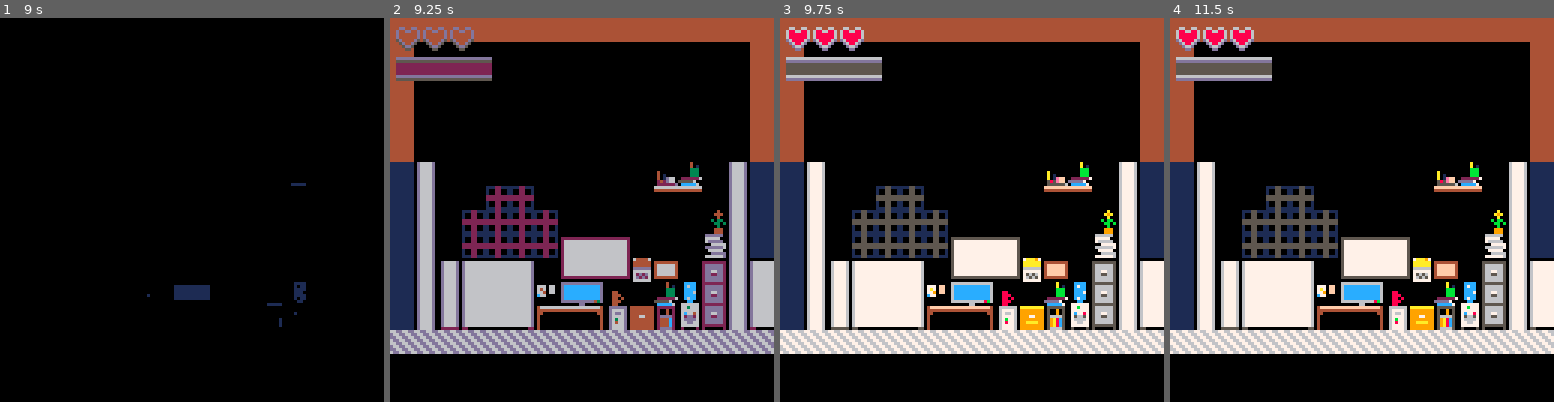
Above: before the commit, frames 1-4 (left to right).
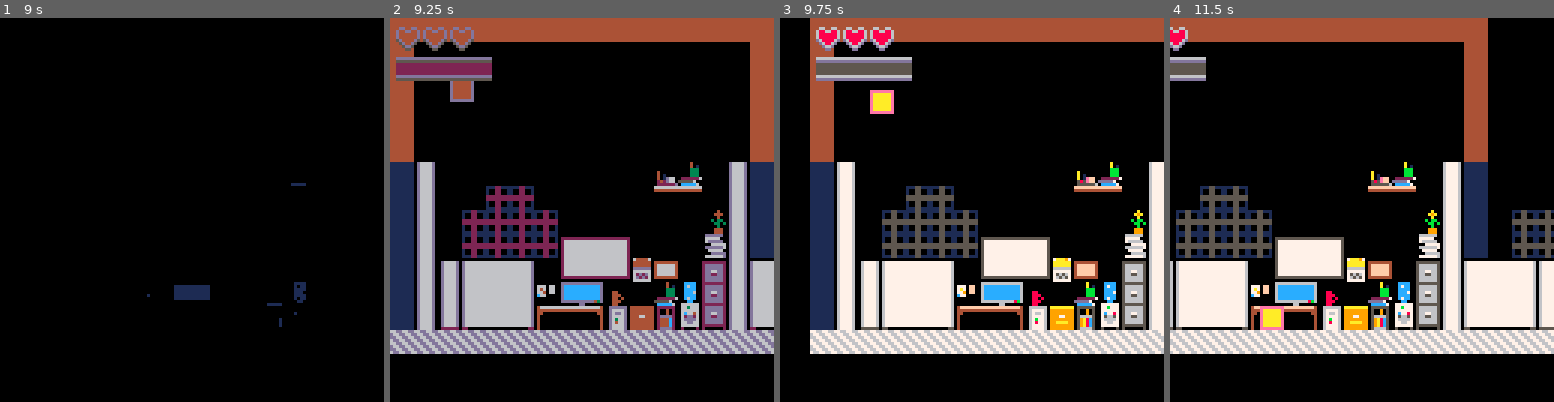
Above: after the commit, the same moments.

Repository: aritosuits/onebuttonjam2024
Game: PICO-8 cartridge cart.p8
The game is run twice, just before and just after one commit, with the same random seed, the same clock (stepped at 60 frames per second) and the same inputs.
Inputs:
- Up to frame 1 (9 s): tap O (Z key) at 0.33, 0.7, 1.43, 2.22, 3.1, 3.98, 4.87, 5.75, 6.63, 7.52, 8.4 s
- Up to frame 2 (9.25 s): no input
- Up to frame 3 (9.75 s): tap O (Z key) at 9.28 s
- Up to frame 4 (11.5 s): tap O (Z key) at 10.17, 11.05 s

Frame 1 is identical in both runs. In frame 2, 0.3% of the frame differs, in the area x 15-22%, y 16-22%; in frame 3, 39%; in frame 4, 43%, in the area x 0-100%, y 0-88%.

Commit message:
Very tiny fix to get ECS to work

Diff:
--- a/assemblages.lua
+++ b/assemblages.lua
@@ -5,10 +5,26 @@
 --|| components that a player needs.
 --]]
 assemblage.create('player', function(x, y)
-	e = entity.create(x, y)
+	e = entity.create('player', x, y)
+	e:attach('controller')
+	e:attach('autorun', 30)
 	e:attach('health', 3)
+	e:attach('sprite', 0)
+	e:attach('physics')
+	e:attach('collider', 0, 0, 8, 8)
 	e:attach('weapon', 0)
-	-- ...
+	return e
+end)
+
+--[[
+--|| A helper function to make a player bullet.
+--]]
+assemblage.create('player_bullet', function(x, y, speed)
+	e = entity.create('player_bullet', x, y)
+	e:attach('projectile', 1)
+	e:attach('sprite', 0)
+	e:attach('collider', 0, 0, 8, 8)
+	e:attach('physics', speed, 0)
 	return e
 end)
 
@@ -17,8 +33,10 @@
 --|| components that an enemy machine would need.
 --]]
 assemblage.create('machine', function(type, x, y)
-	e = entity.create(x, y)
-	e:attach('health', 3)
+	e = entity.create('machine', x, y)
+	e:attach('health', 3) -- should be based on type
+	e:attach('sprite', 0) -- should be based on type
+	e:attach('physics')
 	-- ...
 	return e
 end)
--- a/components.lua
+++ b/components.lua
@@ -5,31 +5,54 @@
 
 -- Items related to the display of an entity
 component.create('sprite', function(num, w, h)
-	return { num = num, w = w, h = h }
+	return { num = num, w = w or 1, h = h or 1 }
 end)
 
--- A timer to destroy the entity
+component.create('autorun', function(speed)
+	return { speed = speed or 1 }
+end)
+
+component.create('controller', function()
+	return {
+		press = false,
+		hold = false,
+		release = false,
+		secs = 0
+	}
+end)
+
+-- Items related to physics
+component.create('physics', function(vx, vy)
+	return { grounded = false, vx = vx or 0, vy = vy or 0 }
+end)
+
+-- A timer to despawn the entity
 -- Usually used while playing a death animation
-component.create('destroy', function(ttl)
-	return { ttl = ttl } -- in frames
+component.create('despawn', function(ttl)
+	return { ttl = ttl or 0 } -- in frames
 end)
 
 -- Stuff related to flying damaging stuff
-component.create('projectile', function(sx, sy, damage)
-	return { sx = sx, sy = sy, damage = damage }
+component.create('projectile', function(damage)
+	return { damage = damage or 1 }
 end)
 
 -- Entity health
 component.create('health', function(num)
-	return num
+	return num or 3
 end)
 
 -- Entity colliders for physics and collisions
 component.create('collider', function(ox, oy, w, h)
-	return { ox = ox, oy = oy, w = w, h = h }
+	return {
+		ox = ox or 0,
+		oy = oy or 0,
+		w = w or 8,
+		h = h or 8
+	}
 end)
 
 -- Weapon for hero
 component.create('weapon', function(level)
-	return { level = level }
+	return { level = level or 1 }
 end)
--- a/ecs.lua
+++ b/ecs.lua
@@ -24,15 +24,16 @@
 --|| a true class/object system! setmetatable does
 --|| this because it goes "if we don't have something,
 --|| look it up in this second table instead."
---|| local e = entity.create() -- create an entity
---|| e:attach('pos', x, y) -- attach pos component
---|| if e:has({'pos'}) then -- see if entity has pos
+--|| local e = entity.create('test', 5, 5) -- create entity
+--|| e:attach('sprite', 10) -- attach pos component
+--|| if e:has({'sprite'}) then -- see if entity has pos
 --|| e:destroy() -- mark entity for destruction
 --]]
 
 entity = {} -- entity class
-function entity.create(x, y)
+function entity.create(name, x, y)
 	local obj = {}
+	obj.name = name
 	obj.x = x or 0 -- all entities have x
 	obj.y = y or 0 -- all entities have y
 	setmetatable(obj, {__index = entity})
@@ -50,6 +51,7 @@
 	self[comp] = nil
 end
 function entity:has(comps)
+	if type(comps) != 'table' then comps = {comps} end
 	for c in all(comps) do
 		if not self[c] then return false end
 	end
@@ -82,9 +84,8 @@
 --|| assemblage object. Here's an assemblage that
 --|| creates flowers:
 --|| assemblage.create('flower', function(color, x, y)
---||  local e = entity.create()
+--||  local e = entity.create(name, x, y)
 --||  e:attach('color', color)
---||  e:attach('pos', x, y)
 --||  return e
 --|| end)
 --|| And here's how to use it:
--- a/fade.lua
+++ b/fade.lua
@@ -33,16 +33,19 @@
 	fade._frame += fade._dir
 	if fade._frame > 15 or fade._frame < 1 then
 		fade._dir = 0
-		if fade._callback then
+		if type(fade._callback) == 'function' then
 			fade._callback()
-			fade._callback = nil
+			--fade._callback = function() end
 		end
 	end
 end
 
 function fade._start(callback, dir, speed)
 	fade._accumulator = 0
-	fade._callback = callback or function() end
+	if type(callback) != 'function' then
+		callback = function() end
+	end
+	fade._callback = callback
 	fade._dir = dir
 	fade._speed = speed or 1
 	fade._frame = 1
--- a/state.game.lua
+++ b/state.game.lua
@@ -4,41 +4,39 @@
 game.fade = true
 
 function game.enter()
-	printh("Entered game state enter")
-	hero = assemblage.player()
-	embers = entity.create(50, 50)
-	embers:attach("sprite", 0)
-	printh("Drew embers?")
-	printh(embers:has({'sprite'})) --presently returns false
-	printh(hero:has({'health'})) --false
-	printh(hero:has({'weapon'})) --false
-	printh(embers:has({'health'})) --false
-	printh(embers:has({'weapon'})) --false
-	printh(world.entities)
+	hero = assemblage.player(20, 20)
 end
 
 function game.update(dt)
 	system.update(dt)
+	camera(hero.x - 30, 0)
 end
 
 function game.draw()
 	cls()
-	map(0,0)
-	system.draw(dt)
-	-- health display
+	-- background
+	map(0, 0)
+	-- entities
+	system.draw()
+	-- ui
 	for i = 1, 3 do
-		spr(hero.health >= i and 223 or 207, (i-1) * 9 + 2, 3)
+		spr(hero.health >= i and 223 or 207, (i-1) * 9 + 2, 3) -- health
 	end
-	-- gun level display
 	for i = 1, 4 do
-		spr(hero.weapon.level >= i and 255 or 239, (i-1) * 8 + 2, 13)
+		spr(hero.weapon.level >= i and 255 or 239, (i-1) * 8 + 2, 13) -- gun
 	end
 end
 
-function game.press() end
-function game.hold(secs) end
+function game.press()
+	hero.controller.press = true
+end
+function game.hold(secs)
+	hero.controller.hold = true
+	hero.controller.secs = secs
+end
 function game.release(secs)
-	state.switch('title')
+	hero.controller.release = true
+	hero.controller.secs = secs
 end
 
 function game.leave()
--- a/state.lua
+++ b/state.lua
@@ -23,15 +23,18 @@
 end
 
 function state.switch(name)
+	printh('***** switching state to ' .. name)
+	if state.active and state.active.name == name then return end
 	state._frozen = true
-	if state.active and state.active.name == name then return end
 	if state.active then
 		if not state.active.fade then
 			state.active.leave()
+			printh('state leave ' ..  state.active.name)
 		else
 			state._next = name
 			fade.disappear(function()
 				state.active.leave()
+				printh('state leave ' ..  state.active.name)
 				state._finish_switch(state._next)
 			end)
 			return
@@ -41,12 +44,9 @@
 end
 
 function state._finish_switch(name)
-	if state.active and state.active.name != 'default' then
-		printh('state leave ' ..  state.active.name)
-	end
 	state.active = state.list[name]
+	state._next = ''
 	printh('state enter ' .. state.active.name)
-	state._next = ''
 	state.active.enter()
 	if state.active.fade then
 		fade.appear(function()
--- a/systems.lua
+++ b/systems.lua
@@ -1,17 +1,69 @@
 -- systems
 
-system.create('display', {'pos', 'sprite'},
+system.create('display', {'sprite'},
 	nil,
 	function(e)
 		if e.hidden then return end
-		spr(e.sprite.num, e.pos.x, e.pos.y, e.sprite.w or 1, e.sprite.h or 1)
+		spr(e.sprite.num, e.x, e.y, e.sprite.w, e.sprite.h)
 	end
+)
+
+system.create('character', {'controller', 'physics'},
+	function(e, dt)
+		if e.controller.press then
+			e.controller.press = false
+			assemblage.create('player_bullet', e.x, e.y + 4, 20)
+		elseif e.controller.release then
+			e.controller.release = false
+		elseif e.controller.hold then
+			e.controller.hold = false
+			if e.controller.secs >= 0.1 and e.physics.grounded then
+				e.physics.vy = -3
+			end
+		end
+	end,
+	nil
+)
+
+gravity = 0.1
+system.create('gravity', {'collider', 'physics'},
+	function(e, dt)
+		-- the hardcoded 96 should be removed
+		-- and a ground collider added if we want pits
+		if e.y < 96 then
+			e.physics.vy += gravity
+			e.physics.grounded = false
+		else
+			e.physics.vy = 0
+			e.y = 96
+			e.physics.grounded = true
+		end
+	end,
+	nil
+)
+
+system.create('autorun', {'physics', 'autorun'},
+	function(e, dt)
+		e.physics.vx += 0.5 * dt
+		if e.physics.vx >= e.autorun.speed * dt then
+			e.physics.vx = e.autorun.speed * dt
+		end
+	end,
+	nil
+)
+
+system.create('physics', {'physics'},
+	function(e, dt)
+		e.x += e.physics.vx
+		e.y += e.physics.vy
+	end,
+	nil
 )
 
 function overlap(e, o)
 	return e.x + e.collider.ox < o.x + o.collider.ox + o.collider.w and o.x + o.collider.ox < e.x + e.collider.ox + e.collider.w and e.y + e.collider.oy < o.y + o.collider.oy + o.collider.h and o.y + o.collider.oy < e.y + e.collider.oy + e.collider.h
 end
-system.create('bullet', {'projectile', 'collider'},
+system.create('bullet', {'projectile', 'physics', 'collider'},
 	function(e, dt)
 		e.x += e.sx * dt
 		e.y += e.sy * dt
@@ -30,10 +82,10 @@
 	nil
 )
 
-system.create('dying', {'health', 'destroy'},
+system.create('dying', {'health', 'despawn'},
 	function(e, dt)
-		e.destroy.ttl -= 1
-		if e.destroy.ttl <= 0 then
+		e.despawn.ttl -= 1
+		if e.despawn.ttl <= 0 then
 			del(world.entities, e)
 		end
 	end,
